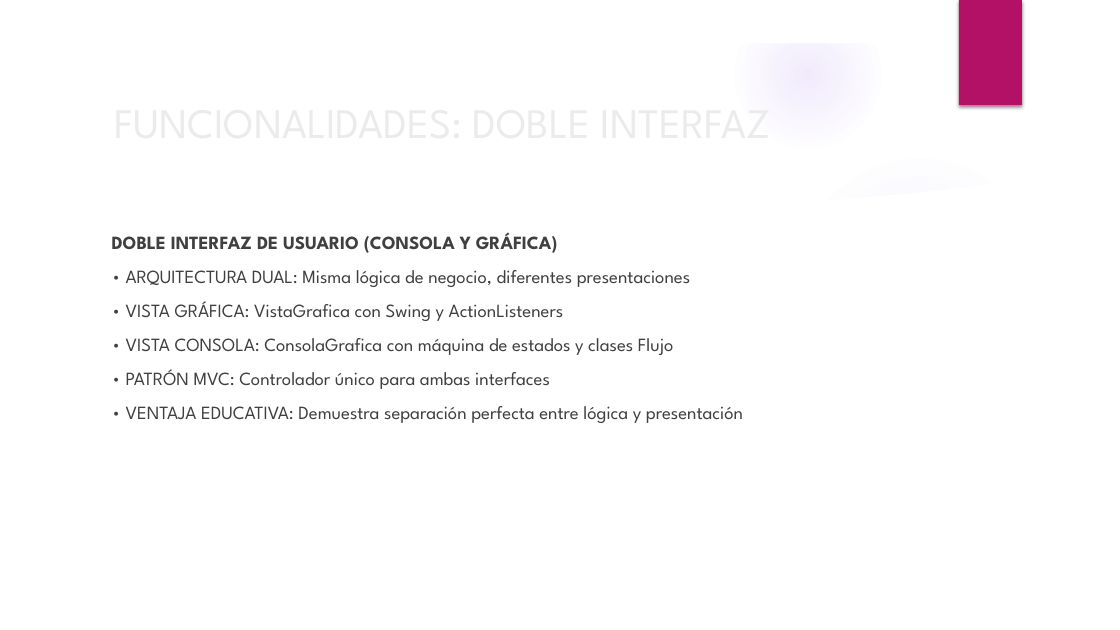
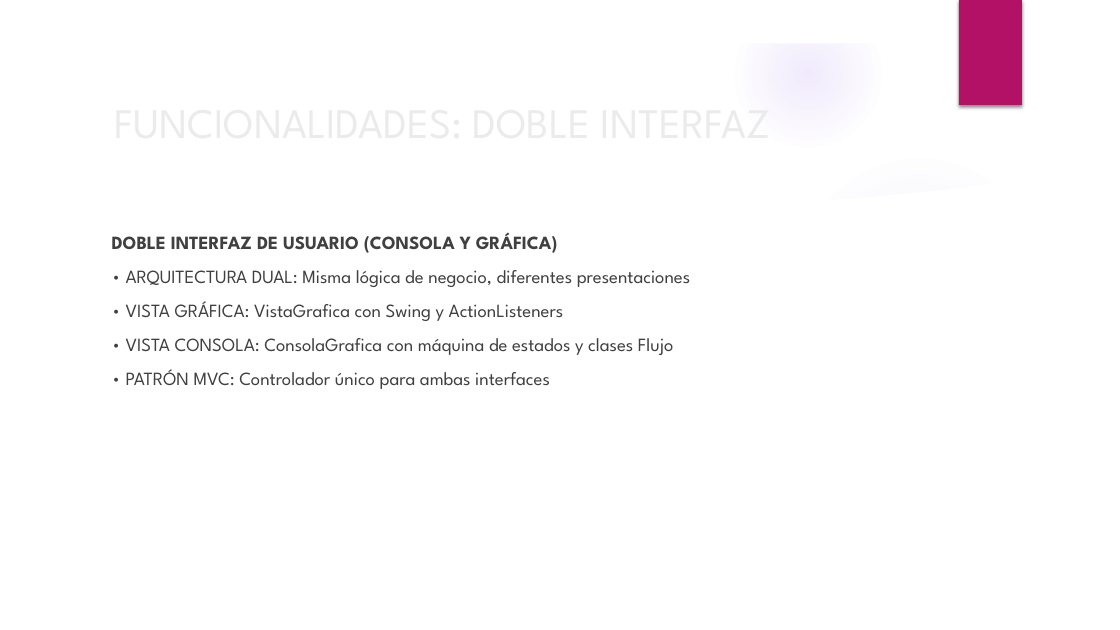
Before and after one commit to BinaryJuan/scrabble-poo, a slide deck: slide 49 of SCRABBLE.pptx (slide 47 before the commit). Drawn at 1120x630 pixels with LibreOffice and Linux fonts; fonts in the diff are those of the drawing; background and template pictures are left out. Boxes give left, top, right and bottom in pixels: in the first picture for what was removed or moved away, otherwise in the second. Text is boxed around its words. In the diff, an @@ line names an element or a change of style, - is before the commit and + after.

```diff
--- a/SCRABBLE.pptx
+++ b/SCRABBLE.pptx
@@ text at [126,406,743,423]: paragraph removed @@
-• VENTAJA EDUCATIVA: Demuestra separación perfecta entre lógica y presentación
```
Also in this commit, not shown: 12 other slides changed, 3 slides added, 1 slide removed, 3 other files.
